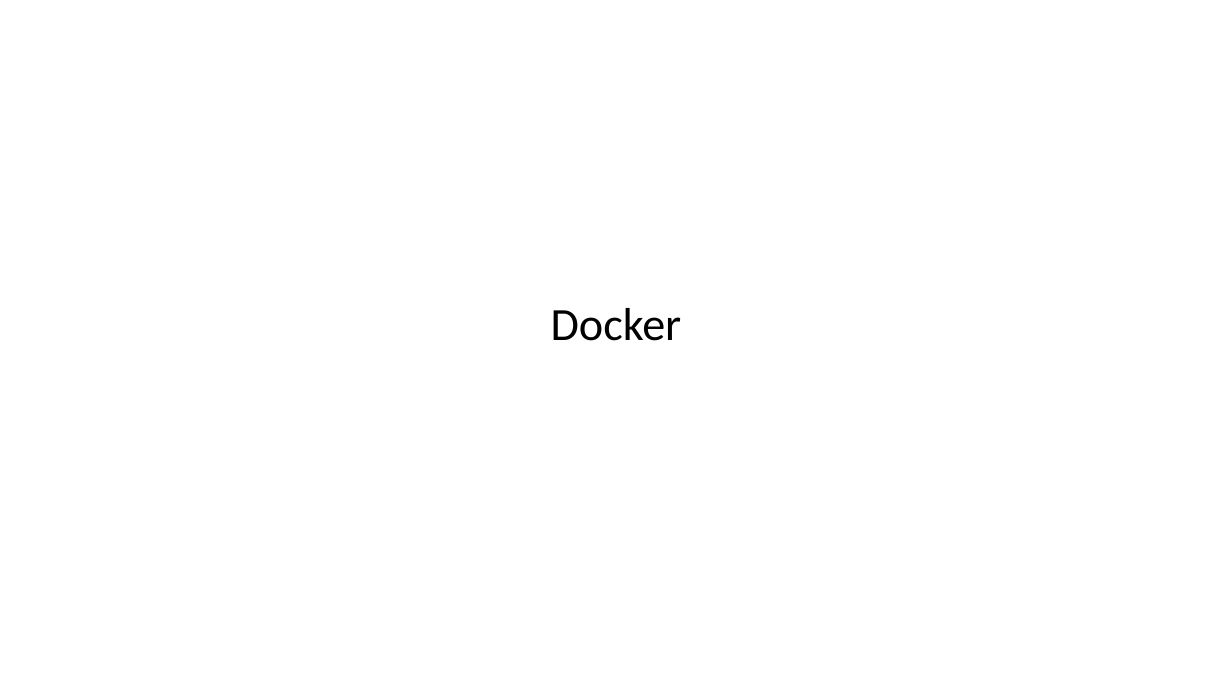
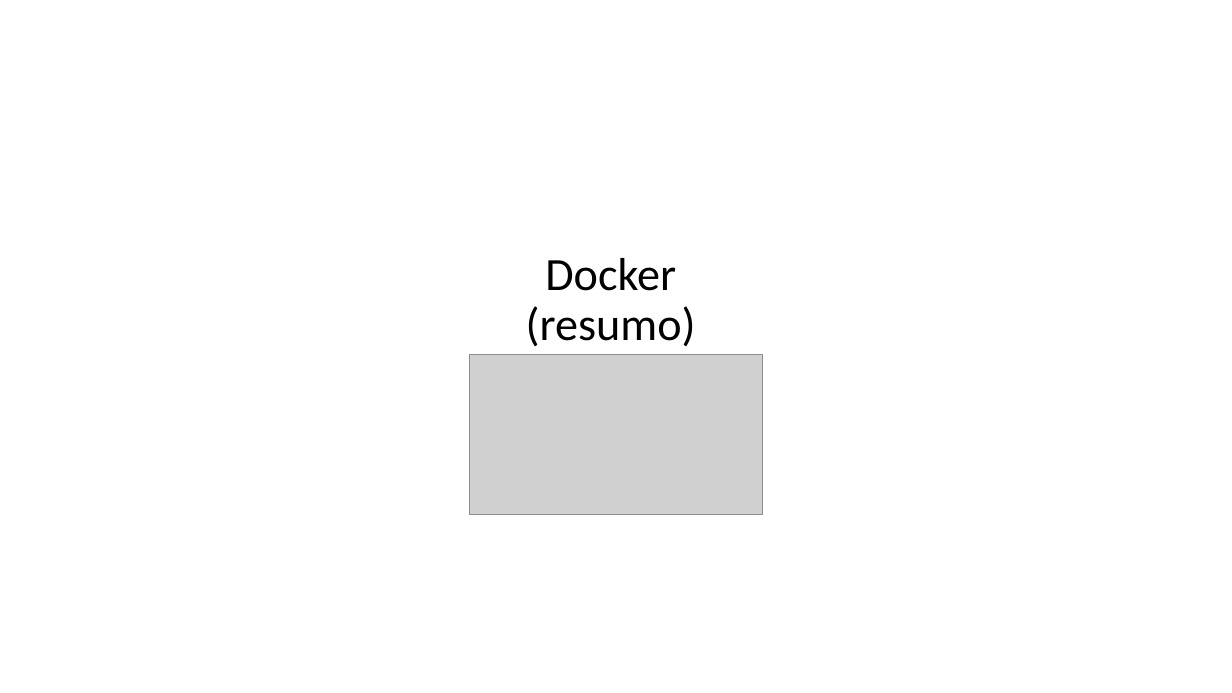
Before and after one commit to lacsousa/learning-docker, a slide deck: slide 1 of docs/docker-resumo.pptx. Drawn at 1232x693 pixels with LibreOffice and Linux fonts; fonts in the diff are those of the drawing; grey boxes stand for pictures. Boxes give left, top, right and bottom in pixels: in the first picture for what was removed or moved away, otherwise in the second. Text is boxed around its words. In the diff, an @@ line names an element or a change of style, - is before the commit and + after.

Commit message:
Finalizando a parte de Volumes

```diff
--- a/docs/docker-resumo.pptx
+++ b/docs/docker-resumo.pptx
@@ title at (526, 258, 696, 346): text changed @@
-Docker
+Docker
+(resumo)
@@ picture added at (470, 355, 762, 515) @@
```
